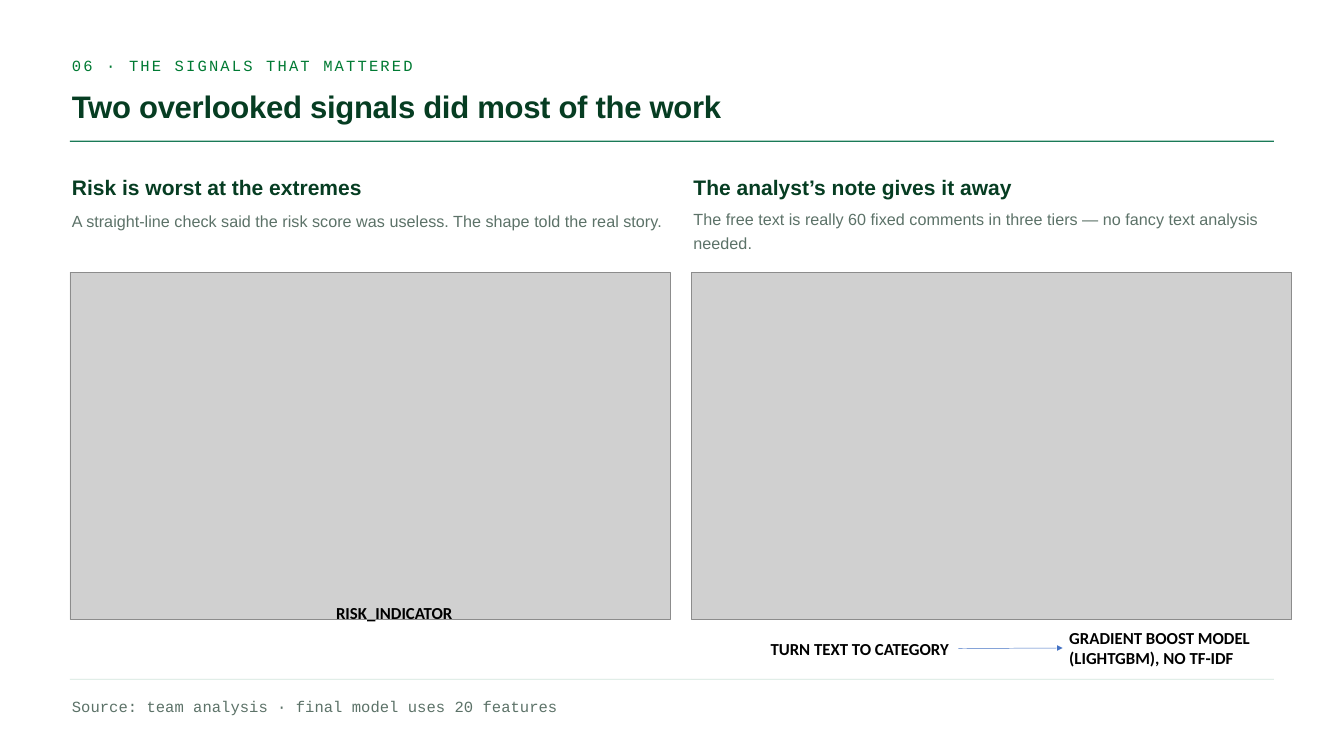
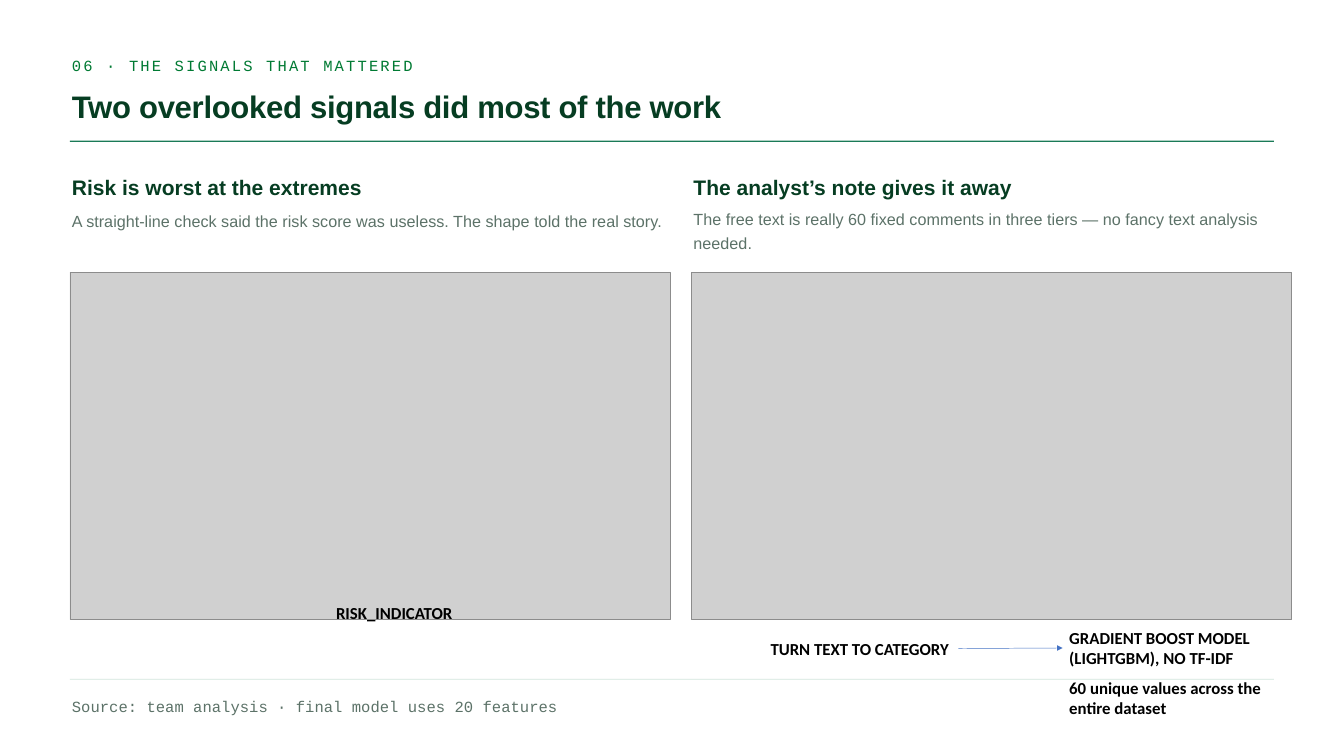
Before and after one commit to GianlucaBave/final-data-finance, a slide deck: slide 6 of presentation/Consulting_Finance_ML_Slides.pptx. Drawn at 1344x756 pixels with LibreOffice and Linux fonts; fonts in the diff are those of the drawing; grey boxes stand for pictures. Boxes give left, top, right and bottom in pixels: in the first picture for what was removed or moved away, otherwise in the second. Text is boxed around its words. In the diff, an @@ line names an element or a change of style, - is before the commit and + after.

```diff
--- a/presentation/Consulting_Finance_ML_Slides.pptx
+++ b/presentation/Consulting_Finance_ML_Slides.pptx
@@ text added at (1069, 682, 1261, 714), 18 pt, text #000000, bold @@
+60 unique values across the entire dataset
```
